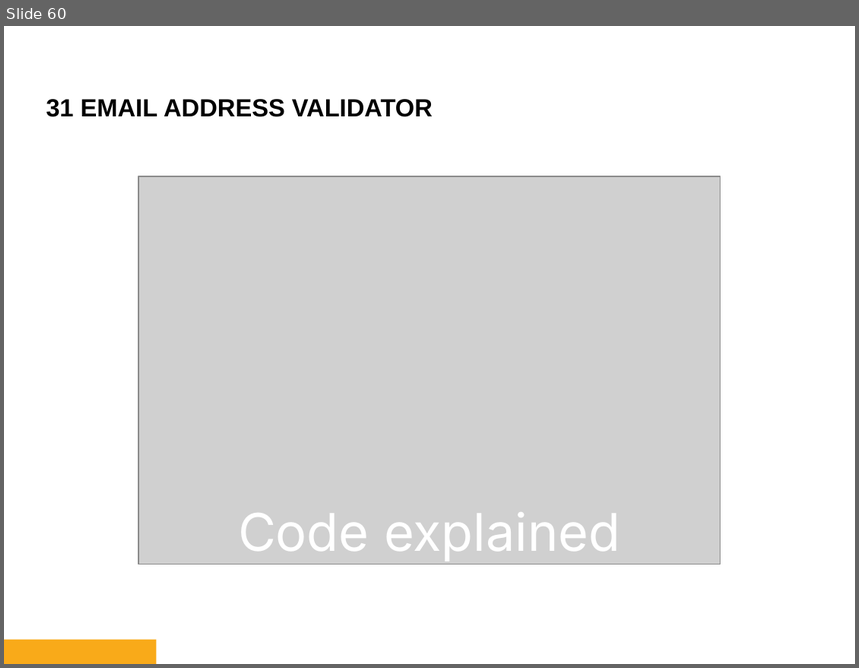
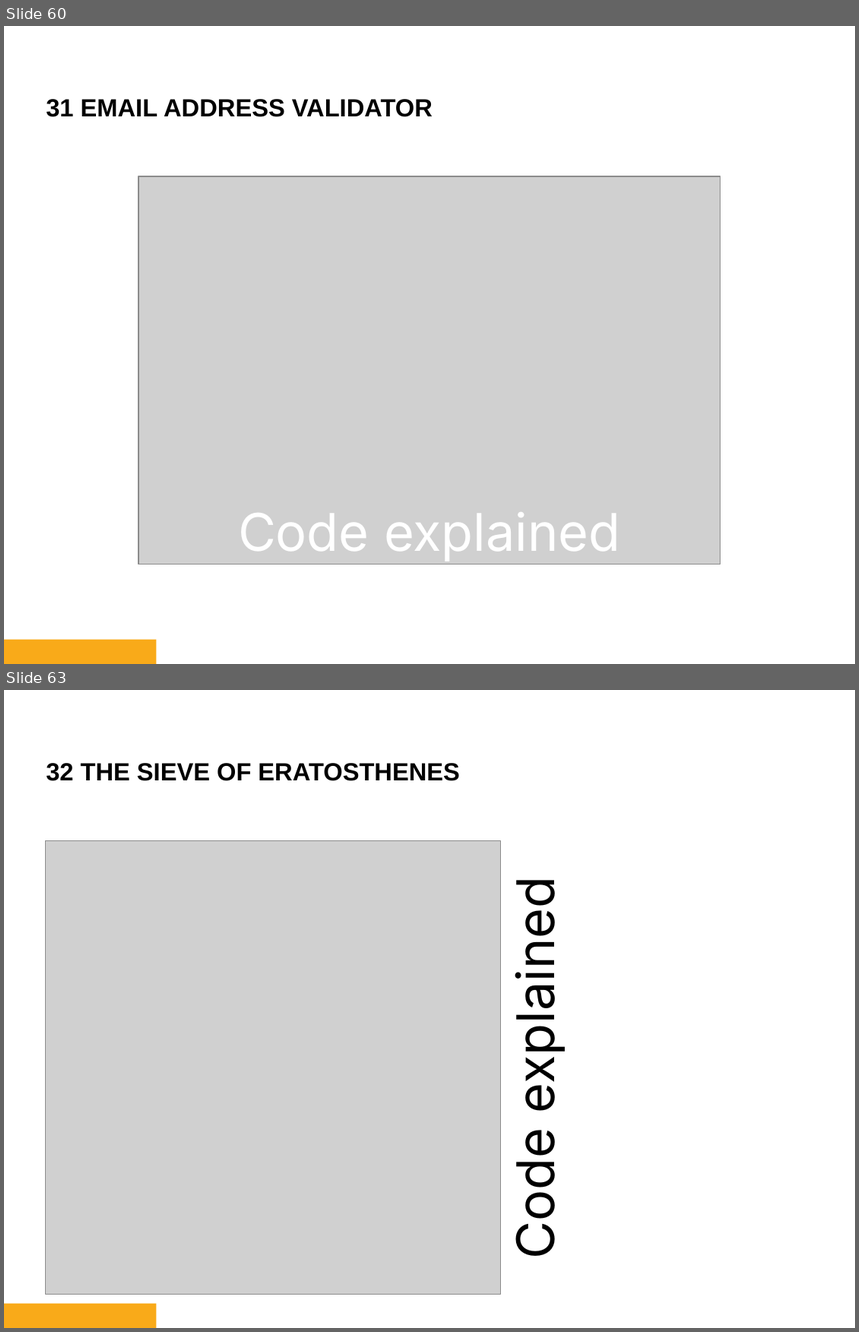
Before and after one commit to bryanbsun/pythonps, a slide deck: Python Problem Solver 2.pptx. Shown one above the other, each under a label of ours: slide 60 before the commit, slides 60 and 63 after it; the slides between them are not shown. The pictures are 859x668 and 859x1332 pixels, drawn with LibreOffice and Linux fonts; fonts in the diff are those of the drawing; grey boxes stand for pictures; background and template pictures are left out. Boxes give left, top, right and bottom in pixels: in the first picture for what was removed or moved away, otherwise in the second. Text is boxed around its words. In the diff, an @@ line names an element or a change of style, - is before the commit and + after.

```diff
--- a/Python Problem Solver 2.pptx
+++ b/Python Problem Solver 2.pptx
@@ slide 63 added at (4, 690, 855, 1328), background #FFFFFF; not listed: 1 template element that a slide beside it also shows @@
@@ text added at (46, 763, 459, 781), 21 pt, text #000000, bold @@
+32 THE SIEVE OF ERATOSTHENES
@@ picture added at (46, 840, 500, 1294) @@
@@ text added at (505, 900, 568, 1255), 44 pt, text #000000 @@
+Code explained
```
Also in this commit, not shown: 4 slides changed, 17 other slides added, 18 other files.
